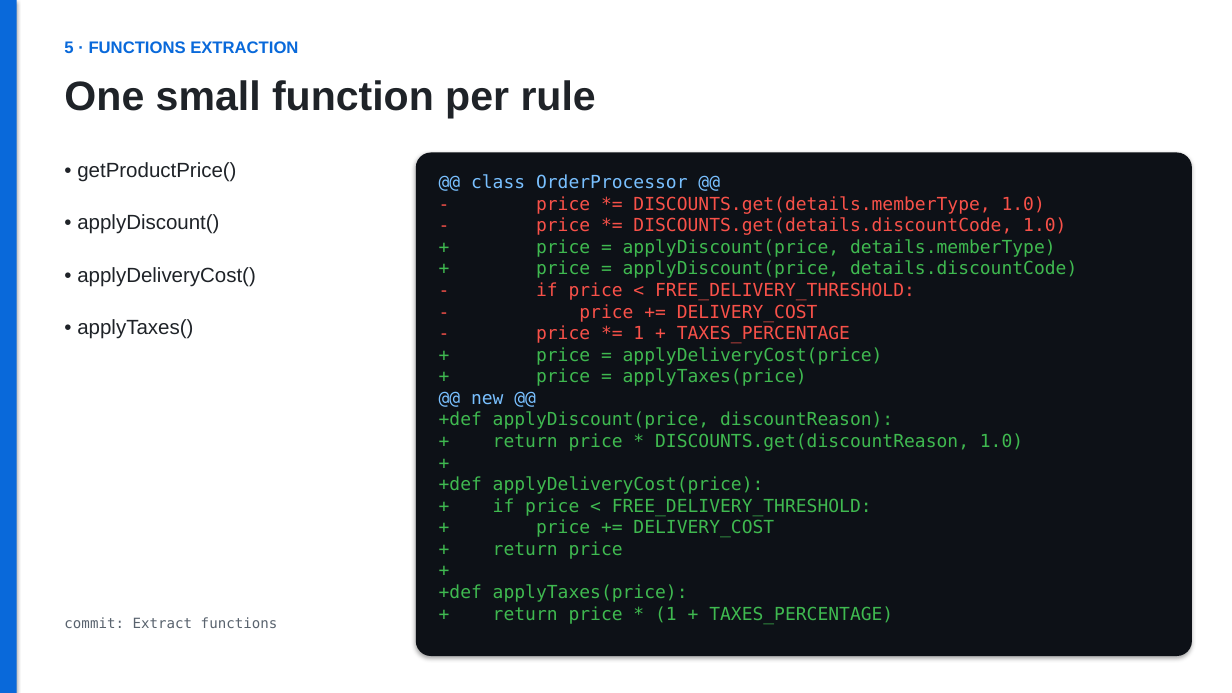
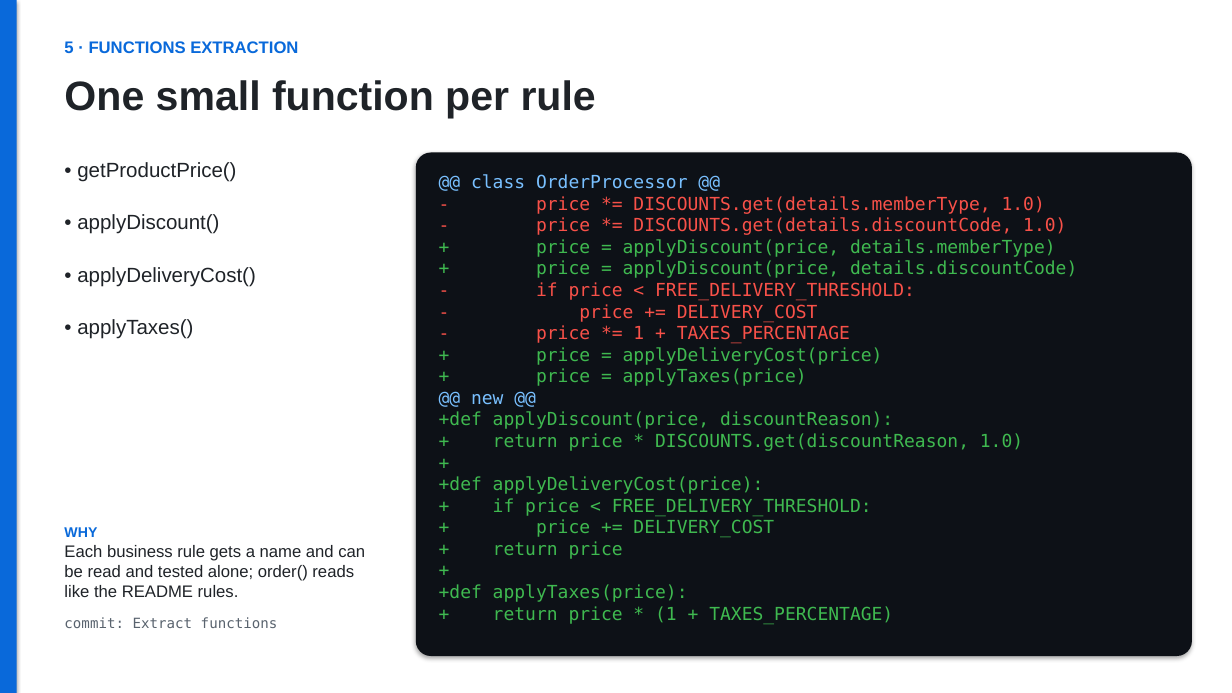
Before and after one commit to zielonyogor/clean-code-exercise, a slide deck: slide 8 of refactoring.pptx. Drawn at 1232x693 pixels with LibreOffice and Linux fonts; fonts in the diff are those of the drawing. Boxes give left, top, right and bottom in pixels: in the first picture for what was removed or moved away, otherwise in the second. Text is boxed around its words. In the diff, an @@ line names an element or a change of style, - is before the commit and + after.

```diff
--- a/refactoring.pptx
+++ b/refactoring.pptx
@@ text added at (64,527,365,597), 13 pt, text #1F2328 @@
+WHY
+Each business rule gets a name and can be read and tested alone; order() reads like the README rules.
```
Also in this commit, not shown: 21 other slides changed.
